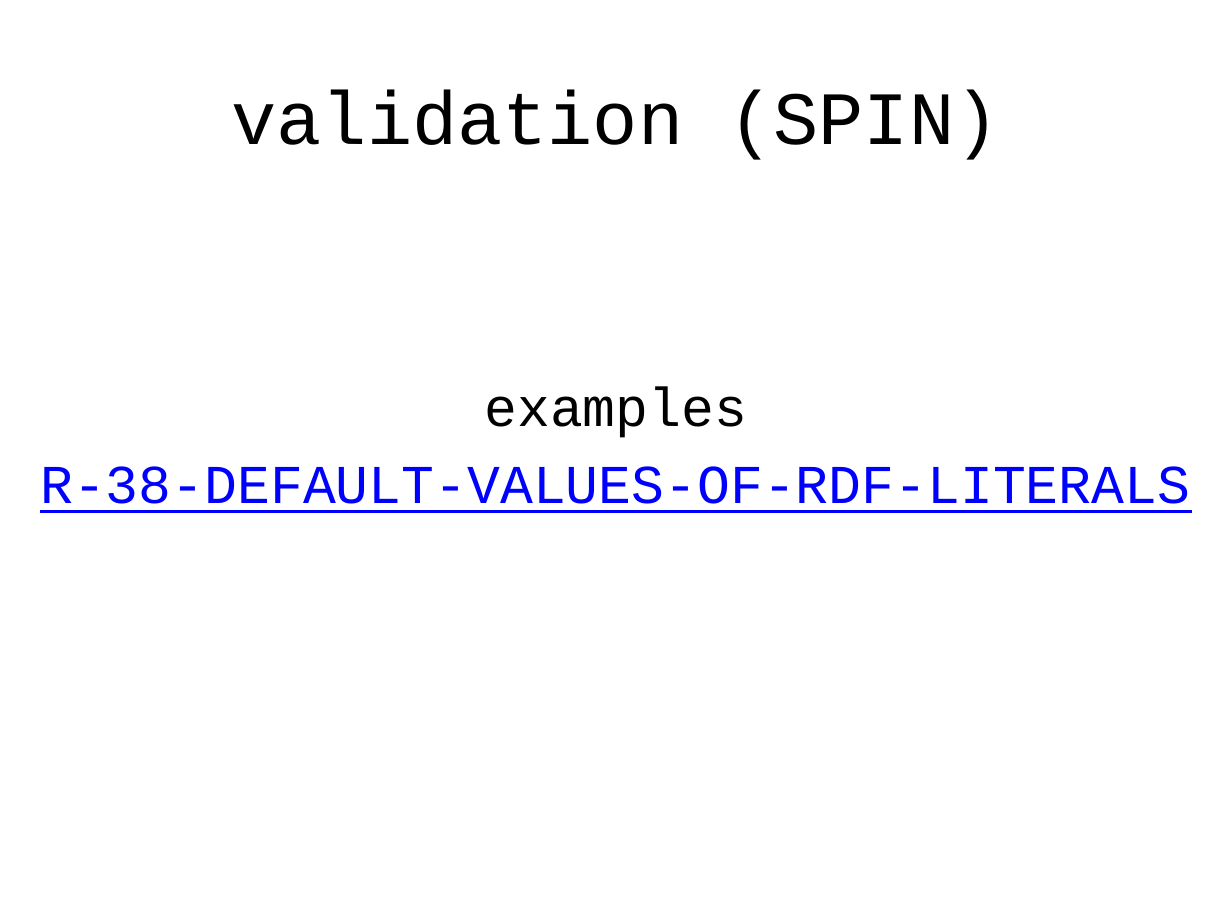
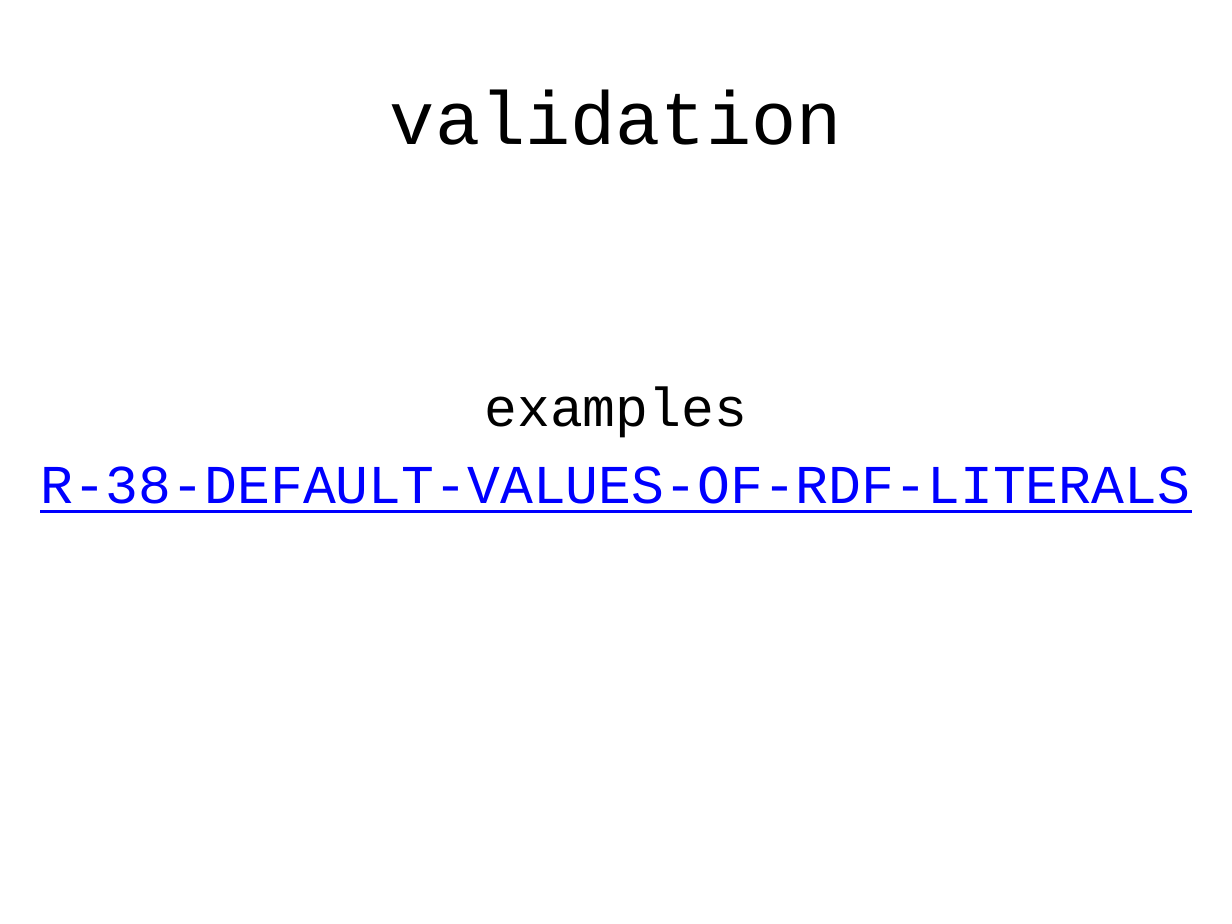
Before and after one commit to boschthomas/rdf-validation-research, a slide deck: slide 19 of presentations/Tutorial Thomas Bosch (DC 2014).pptx (slide 24 before the commit). Drawn at 1232x924 pixels with LibreOffice and Linux fonts; fonts in the diff are those of the drawing. Boxes give left, top, right and bottom in pixels: in the first picture for what was removed or moved away, otherwise in the second. Text is boxed around its words. In the diff, an @@ line names an element or a change of style, - is before the commit and + after.

```diff
--- a/presentations/Tutorial Thomas Bosch (DC 2014).pptx
+++ b/presentations/Tutorial Thomas Bosch (DC 2014).pptx
@@ title at bbox=[390, 89, 842, 145]: text changed @@
-validation (SPIN)
+validation
```
Also in this commit, not shown: 33 other slides changed, 11 slides added, 11 slides removed, 4 other files.
